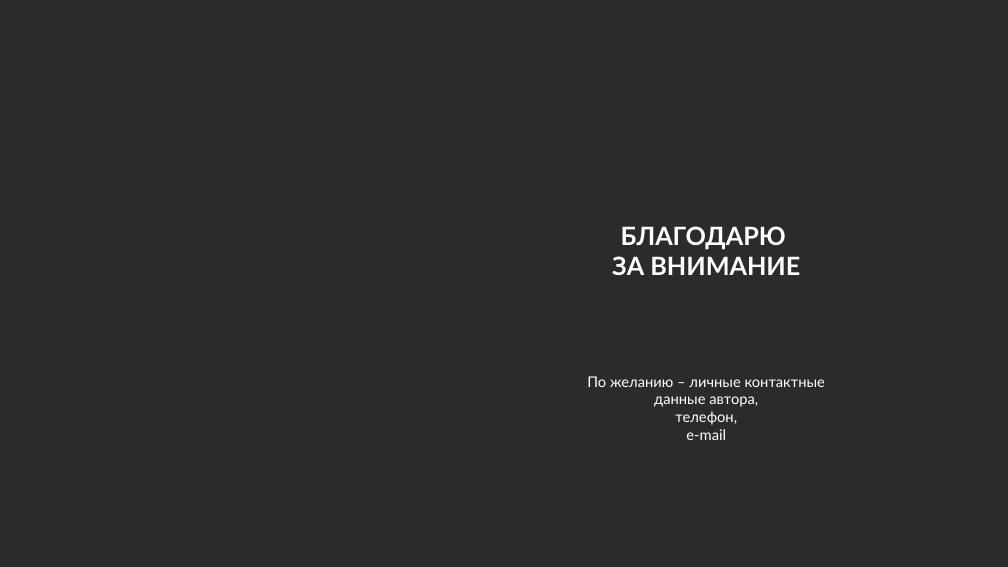
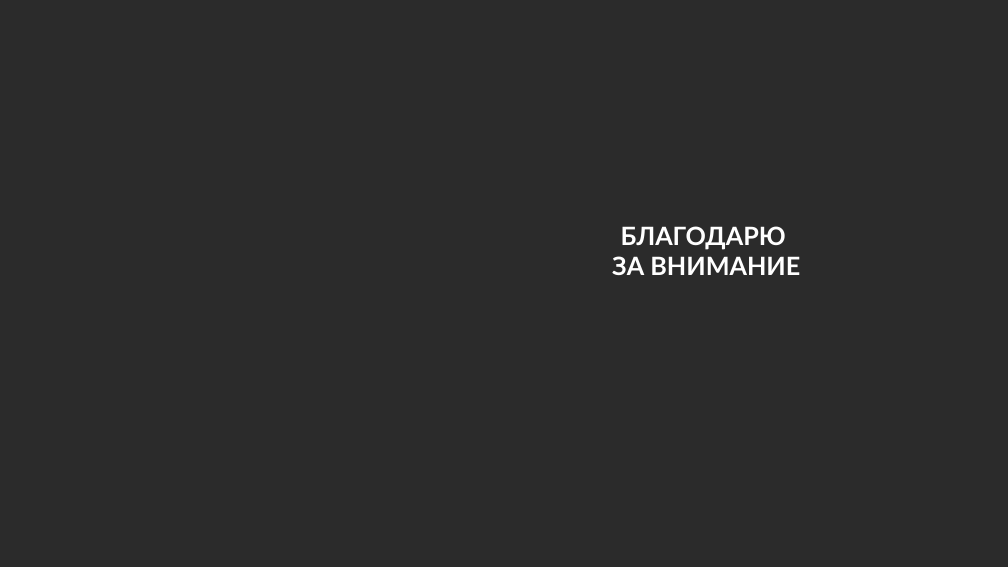
Before and after one commit to l1can13/bachelors-thesis, a slide deck: slide 10 of ВКРБ_Сорока Александр_Презентация.pptx (slide 4 before the commit). Drawn at 1008x567 pixels with LibreOffice and Linux fonts; fonts in the diff are those of the drawing; background and template pictures are left out; a plain dark background stands for a picture behind light text. Boxes give left, top, right and bottom in pixels: in the first picture for what was removed or moved away, otherwise in the second. Text is boxed around its words. In the diff, an @@ line names an element or a change of style, - is before the commit and + after.

```diff
--- a/ВКРБ_Сорока Александр_Презентация.pptx
+++ b/ВКРБ_Сорока Александр_Презентация.pptx
@@ text removed at bbox=[587, 376, 825, 440] @@
-По желанию – личные контактные
-данные автора,
-телефон,
-e-mail
```
Also in this commit, not shown: 1 other slide changed, 8 slides added, 2 slides removed, 3 other files.
